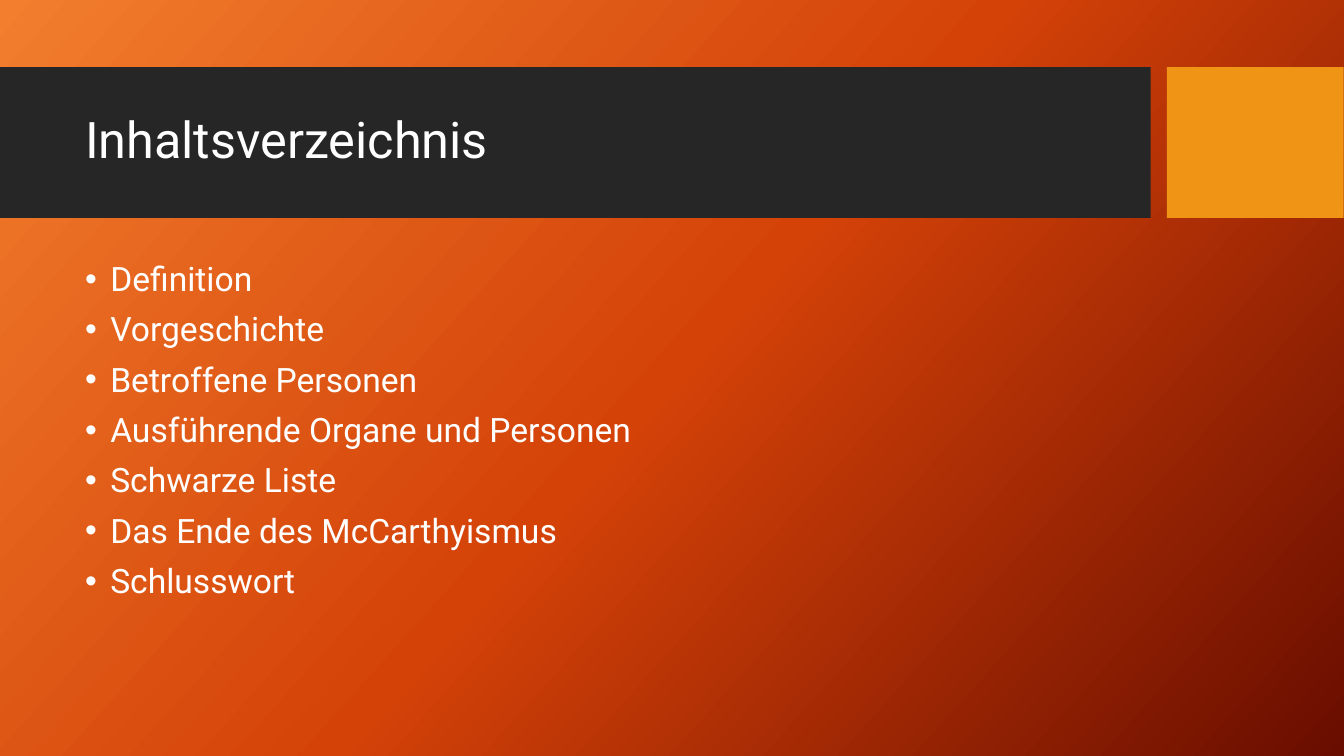
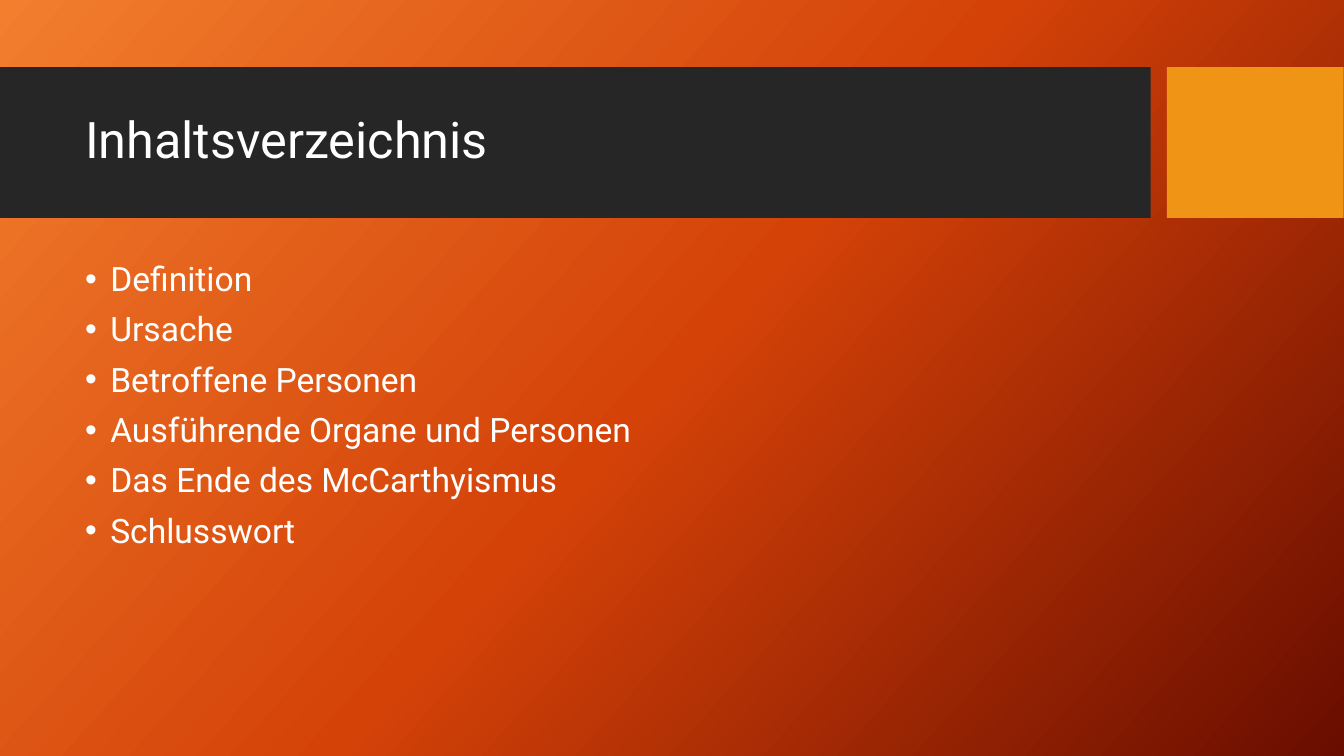
Before and after one commit to AkazeX/Schule, a slide deck: slide 2 of BM/Geschichte/McCathyismus/McCarthyismus.pptx. Drawn at 1344x756 pixels with LibreOffice and Linux fonts; fonts in the diff are those of the drawing; background and template pictures are left out. Boxes give left, top, right and bottom in pixels: in the first picture for what was removed or moved away, otherwise in the second. Text is boxed around its words. In the diff, an @@ line names an element or a change of style, - is before the commit and + after.

```diff
--- a/BM/Geschichte/McCathyismus/McCarthyismus.pptx
+++ b/BM/Geschichte/McCathyismus/McCarthyismus.pptx
@@ text at <box>110,315,233,342</box>: text changed @@
-• Vorgeschichte
+• Ursache
@@ text at <box>110,466,336,493</box>: paragraph removed @@
-• Schwarze Liste
```
Also in this commit, not shown: 7 other slides changed, 1 slide added, 7 other files.
